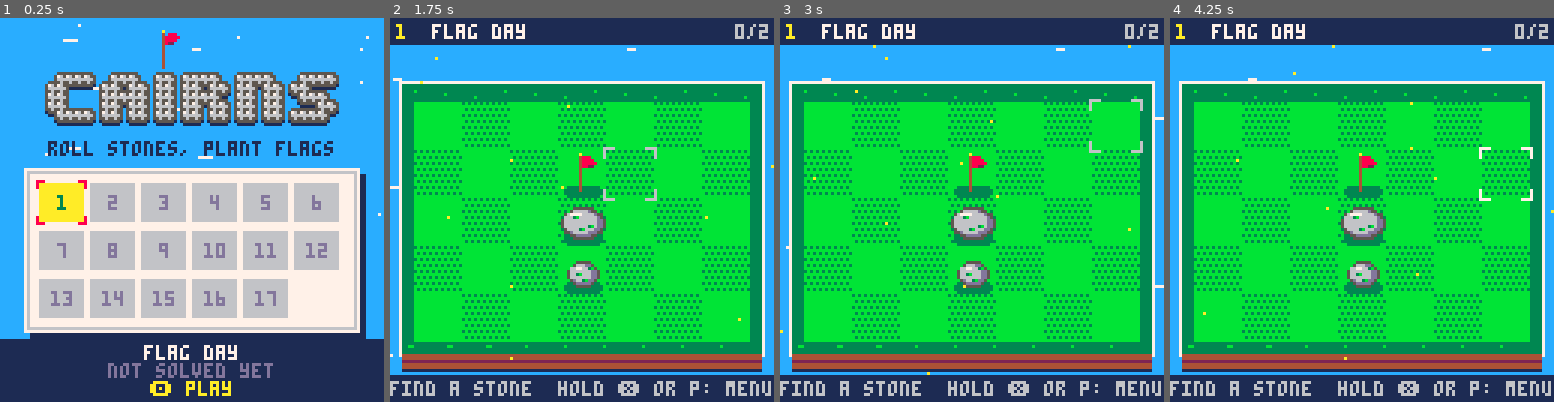
Above: before the commit, frames 1-4 (left to right).
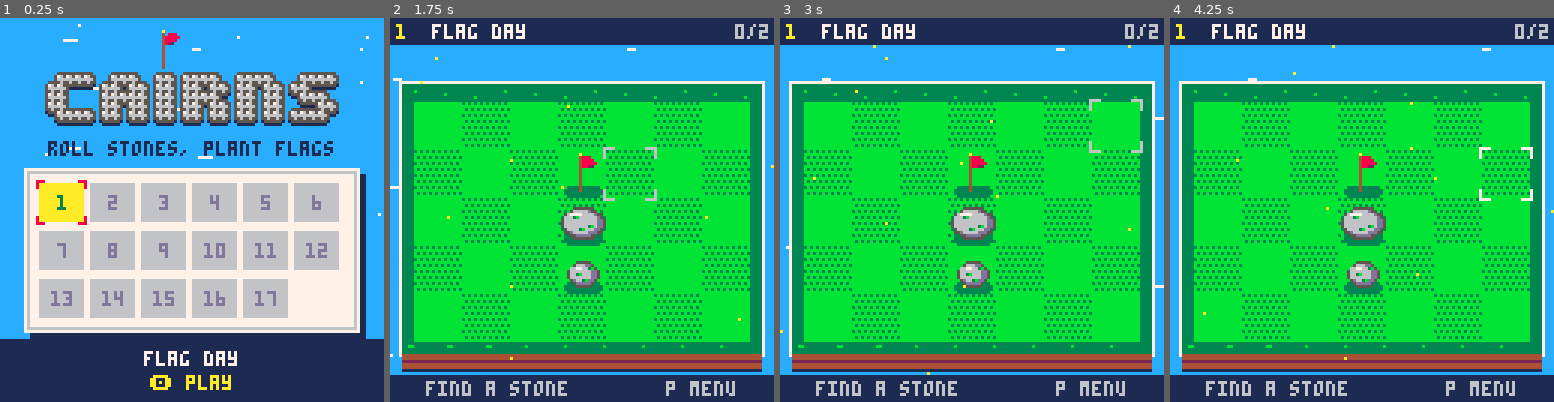
Above: after the commit, the same moments.

Repository: koaning/cairns
Game: PICO-8 cartridge pico8/cairns.p8
The game is run twice, just before and just after one commit, with the same random seed, the same clock (stepped at 60 frames per second) and the same inputs.
Inputs:
- Up to frame 1 (0.25 s): no input
- Up to frame 2 (1.75 s): tap X (X key) at 0.33, 1.07 s; tap O (Z key) at 0.7, 1.7 s; hold Right from 1.6 s (still down)
- Up to frame 3 (3 s): tap X (X key) at 1.85, 2.97 s; release Right at 2.1 s; tap O (Z key) at 2.1, 2.5, 2.9 s; hold Up 2.15-2.42 s; hold Right from 2.47 s (still down)
- Up to frame 4 (4.25 s): release Right at 3.03 s; hold Left 3.08-3.58 s; tap O (Z key) at 3.3, 3.7, 4.1 s; hold Down 3.63-3.97 s; hold Right from 4.02 s (still down); tap X (X key) at 4.08 s

The runs differ from the first frame. In frame 1, 1.4% of the frame differs, in the area x 28-72%, y 85-99%; in frame 2, 1.5%, in the area x 0-100%, y 94-99%; in frame 3, 1.5%; in frame 4, 1.5%.

Commit message:
Undo and restart on buttons, a smaller menu, quieter messages
- X undoes, hold X or R restarts; P / Start opens a menu with just
  resume and back to levels
- the solved message is just "cairns built!", no fewest-moves verdict
- the level select no longer repeats whether a level is solved (the flag
  on its cell already shows it)
- make play: export a standalone player (no PICO-8 editor behind Esc)
- docs: Esc inside the PICO-8 app goes to the editor, type resume

Co-Authored-By: Claude Opus 5.5 <noreply@anthropic.com>

Diff:
--- a/pico8/main.lua
+++ b/pico8/main.lua
@@ -1,6 +1,6 @@
 -- main.lua
 -- title + level select, the island, front-view stones, rolling and
--- hopping animations, undo, the in-game menu, saved progress,
+-- hopping animations, undo and restart, the in-game menu, saved progress,
 -- sfx and music. the rules live in rules.lua, levels in levels.lua.
 
 -- top-left of the 7x5 board, 16px squares
@@ -45,7 +45,7 @@
   pix("a|4888|48888|488888|48822|4|4|4|4|4|4|4|4"),
   pix("a|4.888|488888|48888|4822|4|4|4|4|4|4|4|4"),
 }
-local menu_items = { "resume", "undo", "restart", "back to levels" }
+local menu_items = { "resume", "back to levels" }
 local confetti_c = { 8, 9, 10, 7, 14 }
 
 -- logo letters, 5 rows of pebbles each
@@ -61,18 +61,20 @@
 local scene = "title"
 local flag_x = 0
 
--- keys: enter works like 🅾️, and the pause button (p, or start on a
--- gamepad) opens the cart's own menu instead of pico-8's. pico-8 reports
--- enter as the pause button too, so the raw keyboard (devkit mode,
--- scancode 40 = enter, 88 = keypad enter) tells the two apart.
+-- keys: enter works like 🅾️, r restarts, and the pause button (p, or
+-- start on a gamepad) opens the cart's own menu instead of pico-8's.
+-- pico-8 reports enter as the pause button too, so the raw keyboard
+-- (devkit mode: scancode 40 enter, 88 keypad enter, 21 r) tells them apart.
 poke(0x5f2d, 1)
 local enter, enter_was, pause, pause_was = false, false, false, false
+local rkey, rkey_was = false, false
 
 local function read_keys()
-  local down, p = stat(28, 40) or stat(28, 88), btn(6)
+  local down, p, r = stat(28, 40) or stat(28, 88), btn(6), stat(28, 21)
   enter = down and not enter_was
   pause = p and not pause_was and not down
-  enter_was, pause_was = down, p
+  rkey = r and not rkey_was
+  enter_was, pause_was, rkey_was = down, p, r
   if p then poke(0x5f30, 1) end
 end
 
@@ -246,19 +248,13 @@
 end
 
 local function update_menu()
-  if menu.wait then
-    if not btn(5) then menu.wait = false end
-    return
-  end
   if btnp(2) then menu.row = (menu.row - 2) % #menu_items + 1 end
   if btnp(3) then menu.row = menu.row % #menu_items + 1 end
   if btnp(5) or pause then menu = nil return end
   if ok() then
     local r = menu.row
     menu = nil
-    if r == 2 then undo() end
-    if r == 3 then restart() end
-    if r == 4 then to_title() end
+    if r == 2 then to_title() end
   end
 end
 
@@ -319,12 +315,14 @@
     return
   end
 
-  -- hold x for the menu, tap x to put down / undo
+  if rkey then restart() end
+
+  -- tap x to put down / undo, hold x to restart
   if btn(5) then
     xhold = xhold + 1
     if xhold == 20 then
-      menu = { row = 1, wait = true }
-      sfx(0)
+      held = nil
+      restart()
     end
   else
     if xhold > 0 and xhold < 20 then tap_x() end
@@ -553,11 +551,11 @@
   elseif rules_movable_at(st, cur.x, cur.y) then
     hint = "\142 pick up the " .. names[rules_movable_at(st, cur.x, cur.y).kind]
   elseif #hist > 0 then
-    hint = "\151 undo   hold \151 or p: menu"
+    hint = "\151 undo  hold \151 restart  p menu"
   elseif not intro then
-    hint = "find a stone  hold \151 or p: menu"
-  end
-  if xhold > 4 and not menu then
+    hint = "find a stone        p menu"
+  end
+  if xhold > 4 and #hist > 0 then
     rectfill(0, 119, xhold * 6.4, 119, 10)
   end
   cprint(hint, 121, 6)
@@ -594,15 +592,13 @@
       if p.y < 3 then far = far + 1 end
     end
     if far * 2 < #st.pieces then y = 12 end
-    panel(14, y, 113, y + 23)
-    local best, n = levels[lvl][2], #hist
-    cprint("cairns built! " .. n .. " moves", y + 5, 3)
-    cprint(n <= best and "the fewest there are!" or "it can be done in " .. best, y + 13, n <= best and 8 or 13)
+    panel(34, y, 93, y + 14)
+    cprint("cairns built!", y + 5, 3)
   end
   if menu then
-    panel(26, 40, 101, 82)
+    panel(26, 48, 101, 72)
     for i = 1, #menu_items do
-      local y = 37 + i * 9
+      local y = 45 + i * 9
       local on = i == menu.row
       if on then print("\145", 30, y, 8) end
       print(menu_items[i], 40, y, on and 1 or 13)
@@ -671,10 +667,8 @@
   rectfill(0, 107, 127, 127, 1)
   local lv = levels[lvl]
   if lvl <= n then
-    local mine = dget(lvl)
-    cprint(lv[1], 109, 7)
-    cprint(mine > 0 and "solved in " .. mine .. " moves" or "not solved yet", 115, 13)
-    cprint("\142 play", 121, 10)
+    cprint(lv[1], 111, 7)
+    cprint("\142 play", 119, 10)
   else
     cprint("solve " .. (lvl - 1) .. " to open it", 115, 6)
   end
--- a/pico8/preview/main.lua
+++ b/pico8/preview/main.lua
@@ -471,10 +471,14 @@
     chr = string.char, ord = function(s, i) return s:byte(i or 1) end,
     t = function() return love.timer.getTime() - start_time end,
     time = function() return love.timer.getTime() - start_time end,
-    stat = function(n)
+    stat = function(n, k)
       if n == 1 or n == 0 then return instructions / frame_budget end
-      -- devkit keyboard: enter is already button 4 here, so no raw keys
-      if n == 28 or n == 30 then return false end
+      -- devkit keyboard: raw keys by SDL scancode (enter, keypad enter, r)
+      if n == 28 then
+        local name = ({ [40] = "return", [88] = "kpenter", [21] = "r" })[k]
+        return name ~= nil and love.keyboard.isScancodeDown(name)
+      end
+      if n == 30 then return false end
       if n == 7 then return 60 end
       return 0
     end,
--- a/pico8/preview/shots.lua
+++ b/pico8/preview/shots.lua
@@ -103,15 +103,13 @@
 
     if self_.all then
       frame({ O })
-      for _ = 1, 25 do
-        self_.buttons = { [X] = true }
-        coroutine.yield()
-      end
+      frame({ 6 })
       frame(nil, 10)
       frame({ DOWN })
       frame(nil, 10)
       shot("pico8-menu.png")
-      frame({ X })
+      frame({ UP })
+      frame({ O })
       frame(nil, 5)
       while i <= #path do
         pick_up(path[i])
--- a/tests/cart_smoke.lua
+++ b/tests/cart_smoke.lua
@@ -1,8 +1,8 @@
 -- Cart smoke test: boots pico8/main.lua against stubbed PICO-8 graphics,
 -- input and cartdata, then plays the game through its buttons: start from
 -- the title, solve every level with the solver's moves (walking the cursor,
--- picking stones up and sending them), and try undo, the in-game menu
--- (restart, level select) and the saved progress along the way.
+-- picking stones up and sending them), and try undo, restart, the in-game menu
+-- (back to levels) and the saved progress along the way.
 --
 -- Run from the repo root:  luajit tests/cart_smoke.lua
 
@@ -106,10 +106,10 @@
     game.frame()
   end
 
-  -- hold X to open the in-game menu, then pick row r
+  -- the pause button (p / start) opens the in-game menu, then pick row r
   function game.menu(r)
-    for _ = 1, 25 do game.frame({}, { X }) end
-    assert(game.peek().menu, "holding X should open the menu")
+    game.frame({ PAUSE }, { PAUSE })
+    assert(game.peek().menu, "the pause button should open the menu")
     game.frame()
     for _ = 2, r do game.frame({ DOWN }) end
     game.frame({ O })
@@ -149,10 +149,16 @@
 s = game.peek()
 assert(s.moves == 0, "X should undo the move")
 
--- restart through the menu
+-- restart: hold X, or press R (scancode 21)
 game.step(path[1])
-game.menu(3)
-assert(game.peek().moves == 0, "restart should reset the moves")
+for _ = 1, 25 do game.frame({}, { X }) end
+game.frame()
+assert(game.peek().moves == 0, "holding X should restart the level")
+assert(not game.peek().menu, "holding X shouldn't open the menu")
+game.step(path[1])
+game.frame({}, {}, { 21 })
+game.frame()
+assert(game.peek().moves == 0, "R should restart the level")
 
 -- picking up and putting down, with O and with enter
 game.walk(path[1][1], path[1][2])
@@ -196,8 +202,8 @@
 game.frame({ O })
 assert(game.peek().scene == "play")
 game.settle()
-game.menu(4)
-assert(game.peek().scene == "title", "level select should go to the title")
+game.menu(2)
+assert(game.peek().scene == "title", "back to levels should go to the title")
 
 -- saved progress survives a reboot: start on the last level played
 local again = boot(game.data)
Not shown, changed: the thumbnail (__label__) section of pico8/cairns.p8
